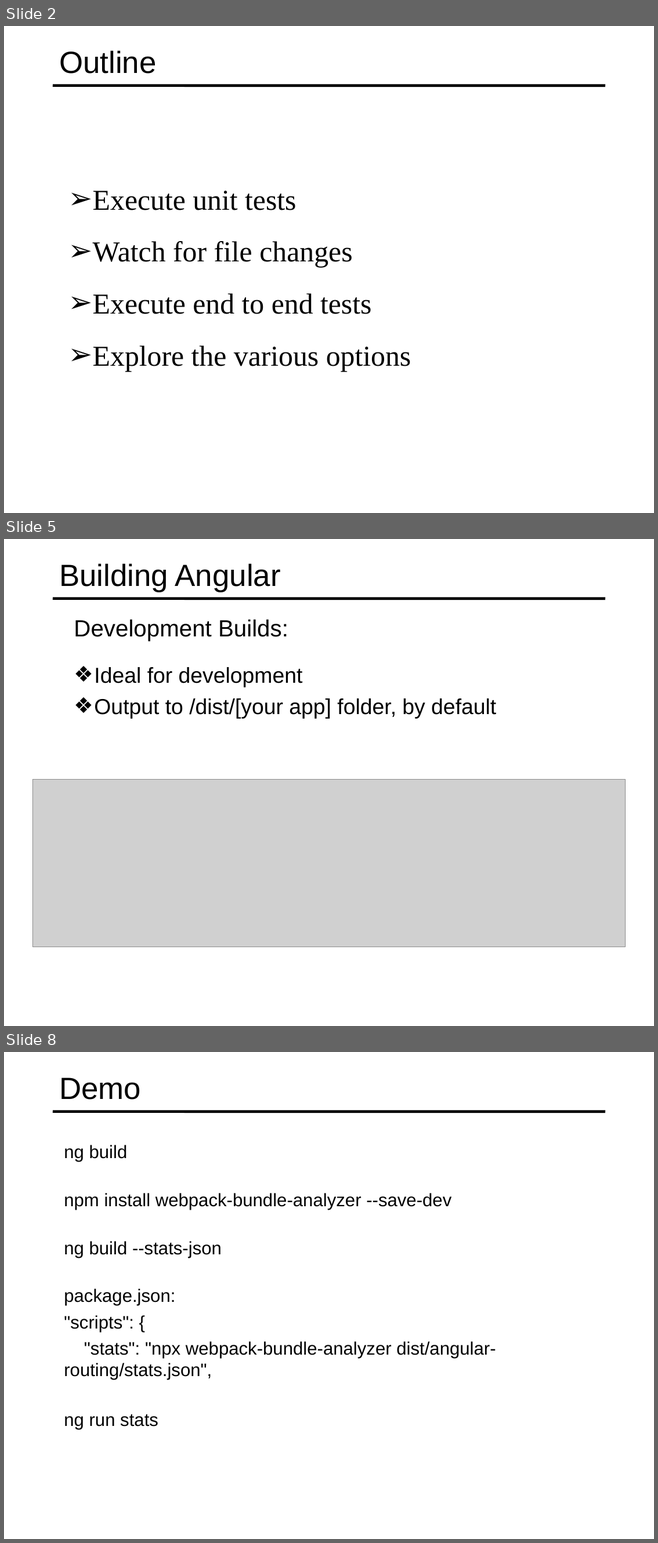
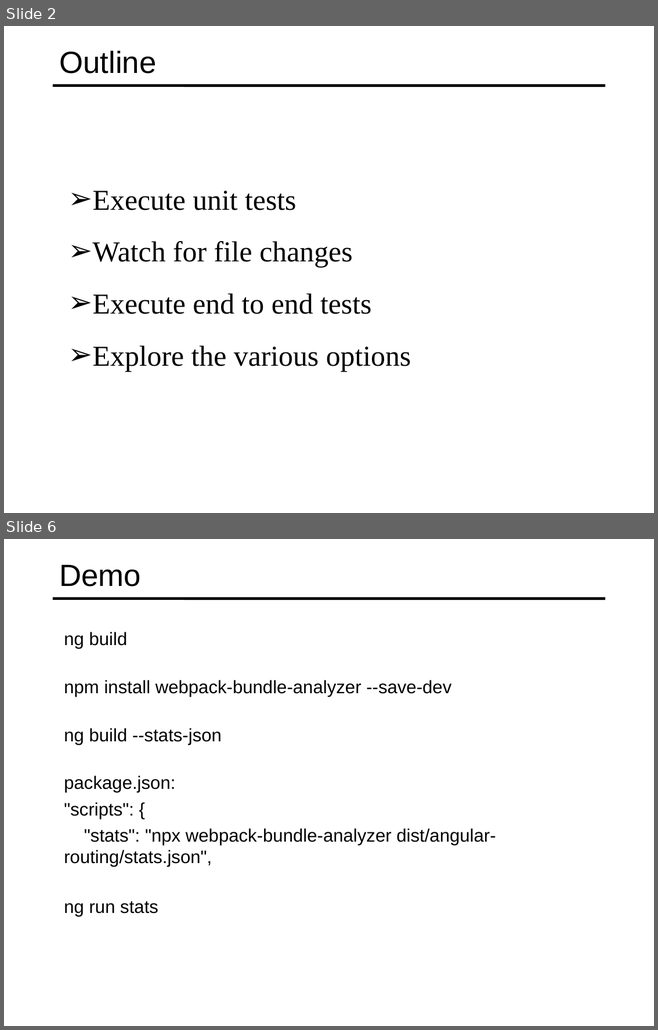
Before and after one commit to specter01wj/Jago_Link_Training, a slide deck: Angular/Angular7/Angular CLI/7.Running Unit and End to End Tests/L7_Running Unit and End to End Tests.ppt. Shown one above the other, each under a label of ours: slides 2, 5 and 8 before the commit, slides 2 and 6 after it; the slides between them are not shown. The pictures are 658x1543 and 658x1030 pixels, drawn with LibreOffice and Linux fonts; fonts in the diff are those of the drawing; grey boxes stand for pictures. Boxes give left, top, right and bottom in pixels: in the first picture for what was removed or moved away, otherwise in the second. Text is boxed around its words. In the diff, an @@ line names an element or a change of style, - is before the commit and + after.

```diff
--- a/Angular/Angular7/Angular CLI/7.Running Unit and End to End Tests/L7_Running Unit and End to End Tests.ppt
+++ b/Angular/Angular7/Angular CLI/7.Running Unit and End to End Tests/L7_Running Unit and End to End Tests.ppt
@@ slide 5 removed at (4, 539, 654, 1026), background #FFFFFF; not listed: 1 template element that a slide beside it also shows @@
@@ title removed at (59, 563, 281, 592) @@
-Building Angular
@@ text removed at (74, 619, 288, 641) @@
-  Development Builds:
@@ text removed at (94, 667, 496, 719) @@
-  ❖ Ideal for development
-  ❖ Output to /dist/[your app] folder, by default
@@ picture removed at (32, 779, 625, 947) @@
@@ what was slide 8 is now slide 6 @@
```
Also in this commit, not shown: 2 slides changed, 3 slides added, 4 other slides removed.
